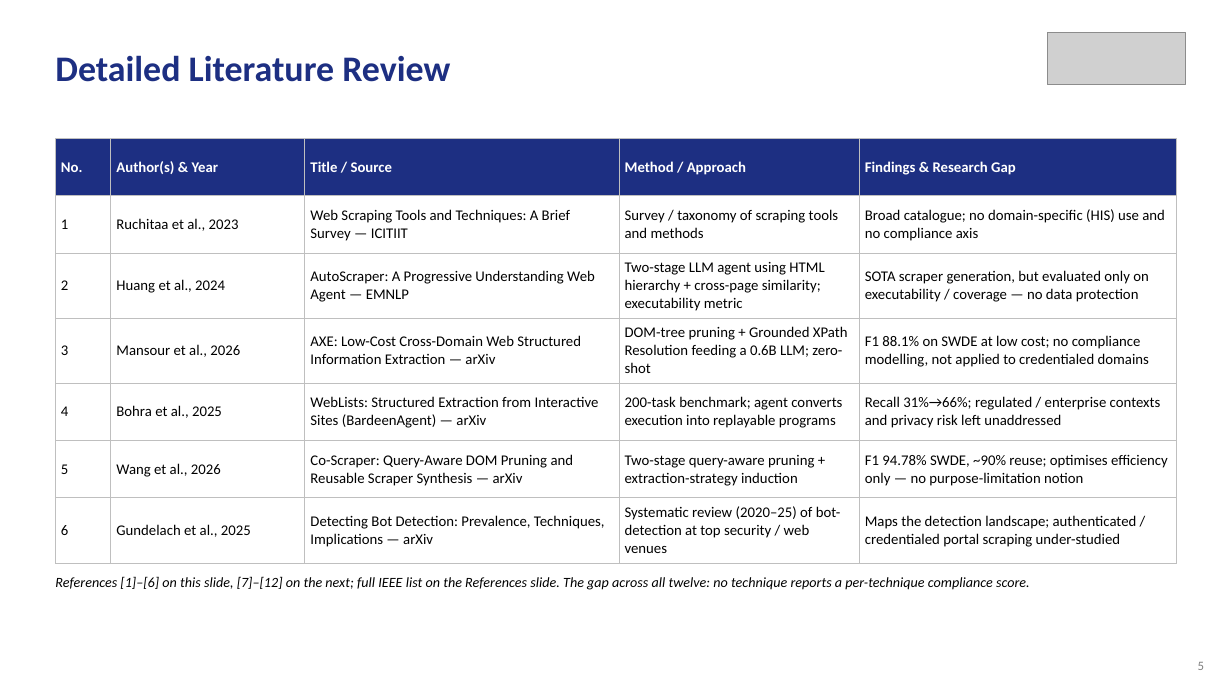
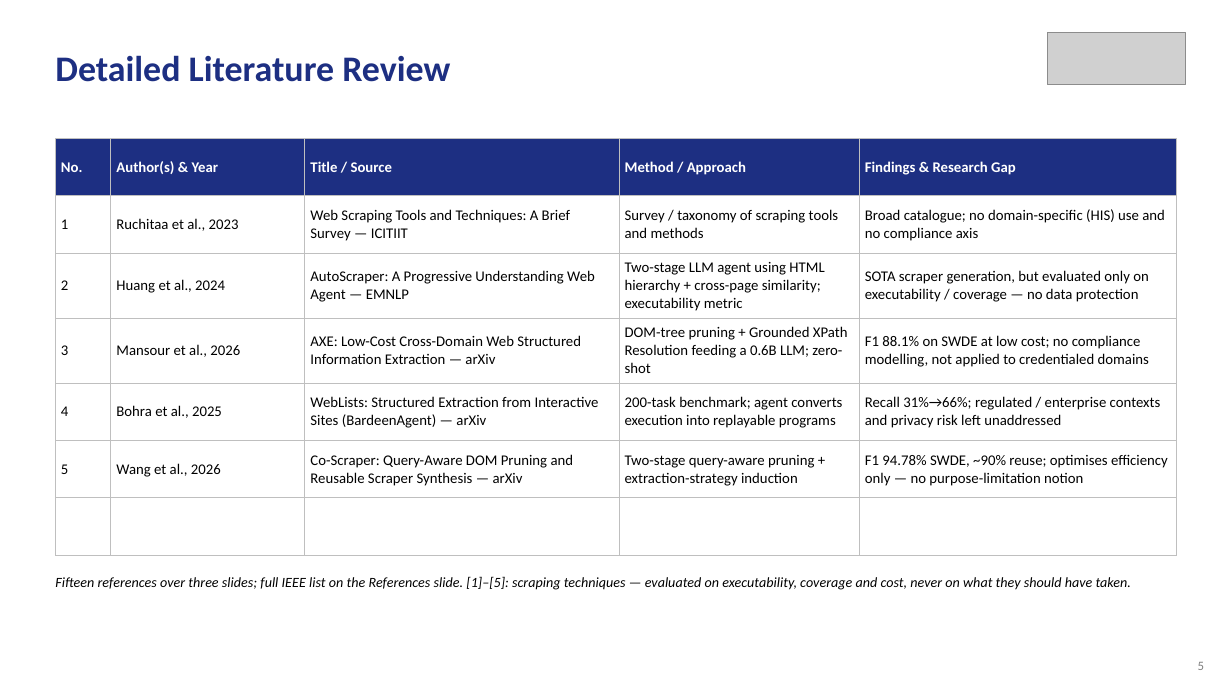
Before and after one commit to aysk1209/his-scraping-dpdp-project, a slide deck: slide 5 of Review-II.pptx. Drawn at 1232x693 pixels with LibreOffice and Linux fonts; fonts in the diff are those of the drawing; grey boxes stand for pictures. Boxes give left, top, right and bottom in pixels: in the first picture for what was removed or moved away, otherwise in the second. Text is boxed around its words. In the diff, an @@ line names an element or a change of style, - is before the commit and + after.

```diff
--- a/Review-II.pptx
+++ b/Review-II.pptx
@@ table at [55, 139, 1177, 540] @@
-row 7: 6 | Gundelach et al., 2025 | Detecting Bot Detection: Prevalence, Techniques, Implications — arXiv | Systematic review (2020–25) of bot-detection at top security / web venues | Maps the detection landscape; authenticated / credentialed portal scraping under-studied
+row 7:  |  |  |  | 
@@ text at [55, 576, 1131, 590]: text changed @@
-References [1]–[6] on this slide, [7]–[12] on the next; full IEEE list on the References slide. The gap across all twelve: no technique reports a per-technique compliance score.
+Fifteen references over three slides; full IEEE list on the References slide. [1]–[5]: scraping techniques — evaluated on executability, coverage and cost, never on what they should have taken.
```
Also in this commit, not shown: 9 other slides changed, 1 slide added, 4 other files.
